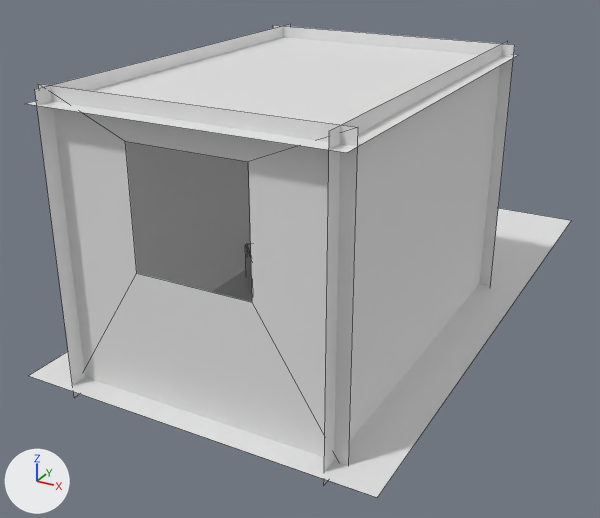
A saved change to the Blender file src/scene.blend.
Rendered twice from a 50 mm camera at (4.25, -9.18, 3.78) aimed at (-0.47, -0.59, -0.52). Arrows for +X, +Y and +Z are at lower left; the lights stay in place. Mesh edges are drawn as thin lines.

Objects in the first picture: 'BackWall', 'BackWall.001', 'Ceiling', 'Floor', 'LeftWall', 'RightWall'.
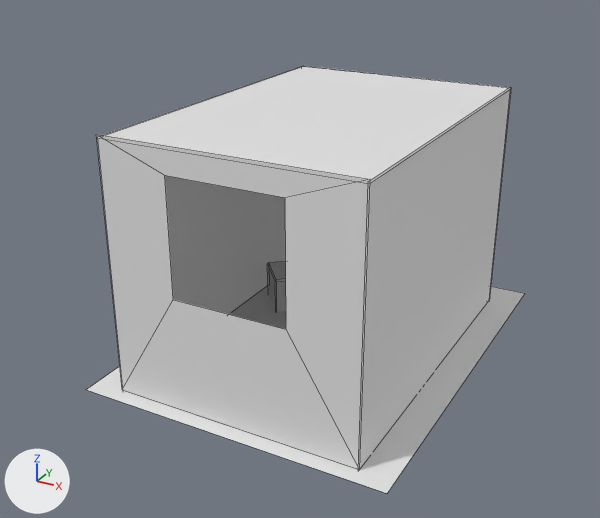
Pixel boxes (x1, y1, x2, y2) of what changed, in the pictures (600 x 518 px):
'BackWall.001', reshaped, moved (14% narrower, 12% shorter): before (38, 84, 358, 466); after (96, 134, 370, 470)
'RightWall', reshaped, moved (17% narrower, 14% shorter): before (324, 42, 507, 485); after (358, 88, 510, 470)
'Ceiling', reshaped, moved (17% narrower): before (26, 37, 517, 153); after (106, 67, 512, 184)
'LeftWall', reshaped, moved (20% narrower, 13% shorter): before (35, 24, 291, 397); after (98, 66, 303, 391)
'Floor', reshaped, moved: before (29, 208, 572, 498); after (86, 285, 525, 493)
'BackWall', reshaped, moved (14% narrower, 10% shorter): before (273, 25, 515, 286); after (303, 66, 512, 300)

What changed in the scene script:
```text
Change me_plane:
    where me_plane.from_pydata(...)  # 4 vertices, 1 face; spans x -1.0..1.0, y -1.0..1.0, z 0.0
    used by ob_floor; location = (0.0, 0.0, -1.0); scale = (2.06, 3.81, 3.81)
    me_plane part 1
    me_plane.vertices[0].co: (-1.0, -1.0, 0.0) -> (-0.92, -0.98, 0.0)  # pixel (28, 375) -> pixel (85, 389)
    me_plane.vertices[1].co: (1.0, -1.0, 0.0) -> (0.92, -0.98, 0.0)  # pixel (377, 497) -> pixel (387, 493)
    me_plane.vertices[2].co: (-1.0, 1.0, 0.0) -> (-0.92, 0.33, 0.0)
    me_plane.vertices[3].co: (1.0, 1.0, 0.0) -> (0.92, 0.33, 0.0)  # pixel (571, 220) -> pixel (525, 293)
Change me_cube_001:
    where me_cube_001.from_pydata(...)  # 4 vertices, 1 face; spans x -1.0, y -2.02..1.14, z -1.1..1.1
    used by ob_leftwall; location = (0.0, -0.7, 0.5); scale = (1.5, 1.5, 1.5)
    me_cube_001 part 2
    me_cube_001.vertices[0].co: (-1.0, -2.02, -1.1) -> (-1.0, -1.89, -1.01)  # pixel (74, 397) -> not seen
    me_cube_001.vertices[1].co: (-1.0, -2.02, 1.1) -> (-1.0, -1.89, 1.01)  # pixel (34, 89) -> pixel (97, 136)
    me_cube_001.vertices[2].co: (-1.0, 1.14, -1.1) -> (-1.0, 1.02, -1.01)
    me_cube_001.vertices[3].co: (-1.0, 1.14, 1.1) -> (-1.0, 1.02, 1.01)  # pixel (290, 23) -> pixel (303, 65)
Change me_cube_002:
    where me_cube_002.from_pydata(...)  # 4 vertices, 1 face; spans x 1.0, y -2.02..1.14, z -1.1..1.1
    used by ob_rightwall; location = (0.0, -0.7, 0.5); scale = (1.5, 1.5, 1.5)
    me_cube_002 part 3
    me_cube_002.vertices[0].co: (1.0, -2.02, -1.1) -> (1.0, -1.89, -1.01)  # pixel (323, 485) -> pixel (358, 471)
    me_cube_002.vertices[1].co: (1.0, -2.02, 1.1) -> (1.0, -1.89, 1.01)  # pixel (329, 130) -> pixel (368, 181)
    me_cube_002.vertices[2].co: (1.0, 1.14, -1.1) -> (1.0, 1.02, -1.01)  # not seen -> pixel (489, 300)
    me_cube_002.vertices[3].co: (1.0, 1.14, 1.1) -> (1.0, 1.02, 1.01)  # pixel (507, 40) -> pixel (510, 86)
Change me_cube_003:
    where me_cube_003.from_pydata(...)  # 4 vertices, 1 face; spans x -1.1..1.1, y 1.0, z -1.1..1.1
    used by ob_backwall; location = (0.0, -0.7, 0.5); scale = (1.5, 1.5, 1.5)
    me_cube_003 part 4
    me_cube_003.vertices[0].co: (-1.1, 1.0, -1.1) -> (-1.01, 1.0, -1.01)
    me_cube_003.vertices[1].co: (-1.1, 1.0, 1.1) -> (-1.01, 1.0, 1.01)  # pixel (273, 25) -> pixel (301, 65)
    me_cube_003.vertices[2].co: (1.1, 1.0, -1.1) -> (1.01, 1.0, -1.01)  # not seen -> pixel (489, 301)
    me_cube_003.vertices[3].co: (1.1, 1.0, 1.1) -> (1.01, 1.0, 1.01)  # pixel (514, 44) -> pixel (511, 87)
Change me_cube_004:
    where me_cube_004.from_pydata(...)  # 4 vertices, 1 face; spans x -1.1..1.1, y -2.02..1.14, z 1.0
    used by ob_ceiling; location = (0.0, -0.7, 0.5); scale = (1.5, 1.5, 1.5)
    me_cube_004 part 5
    me_cube_004.vertices[0].co: (-1.1, -2.02, 1.0) -> (-1.01, -1.89, 1.0)  # pixel (24, 103) -> pixel (96, 137)
    me_cube_004.vertices[1].co: (-1.1, 1.14, 1.0) -> (-1.01, 1.02, 1.0)  # not seen -> pixel (302, 66)
    me_cube_004.vertices[2].co: (1.1, -2.02, 1.0) -> (1.01, -1.89, 1.0)  # pixel (346, 152) -> pixel (369, 183)
    me_cube_004.vertices[3].co: (1.1, 1.14, 1.0) -> (1.01, 1.02, 1.0)  # pixel (518, 54) -> pixel (511, 88)
Change me_cube_008:
    where me_cube_008.from_pydata(...)  # 8 vertices, 4 faces; spans x -1.1..1.1, y -1.89, z -1.1..1.1
    used by ob_backwall_001; location = (0.0, -0.7, 0.5); scale = (1.5, 1.5, 1.5)
    me_cube_008 part 6
    me_cube_008.vertices[0].co: (-1.1, -1.89, -1.1) -> (-1.01, -1.89, -0.99)  # not seen -> pixel (122, 389)
    me_cube_008.vertices[1].co: (-1.1, -1.89, 1.1) -> (-1.01, -1.89, 1.03)  # pixel (38, 83) -> pixel (96, 134)
    me_cube_008.vertices[2].co: (1.1, -1.89, -1.1) -> (1.01, -1.89, -0.99)  # not seen -> pixel (359, 469)
    me_cube_008.vertices[3].co: (1.1, -1.89, 1.1) -> (1.01, -1.89, 1.03)  # pixel (358, 127) -> pixel (370, 179)
    me_cube_008.vertices[4].co: (-0.44, -1.89, -0.05) -> (-0.45, -1.89, -0.08)  # pixel (136, 273) -> pixel (173, 299)
    me_cube_008.vertices[5].co: (-0.44, -1.89, 0.82) -> (-0.45, -1.89, 0.82)  # pixel (125, 141) -> pixel (164, 175)
    me_cube_008.vertices[6].co: (0.44, -1.89, -0.05) -> (0.45, -1.89, -0.08)  # pixel (252, 302) -> pixel (286, 329)
    me_cube_008.vertices[7].co: (0.44, -1.89, 0.82) -> (0.45, -1.89, 0.82)  # pixel (248, 161) -> pixel (285, 197)
Change ob_floor:
    ob_floor.location: (0.0, 0.0, -1.0) -> (0.0, 0.56, -1.49)
Change ob_leftwall:
    ob_leftwall.location: (0.0, -0.7, 0.5) -> (0.0, -0.13, 0.01)
Change ob_rightwall:
    ob_rightwall.location: (0.0, -0.7, 0.5) -> (0.0, -0.13, 0.01)
Change ob_backwall:
    ob_backwall.location: (0.0, -0.7, 0.5) -> (0.0, -0.13, 0.01)
Change ob_ceiling:
    ob_ceiling.location: (0.0, -0.7, 0.5) -> (0.0, -0.13, 0.01)
Change ob_backwall_001:
    ob_backwall_001.location: (0.0, -0.7, 0.5) -> (0.0, -0.13, 0.01)
```
